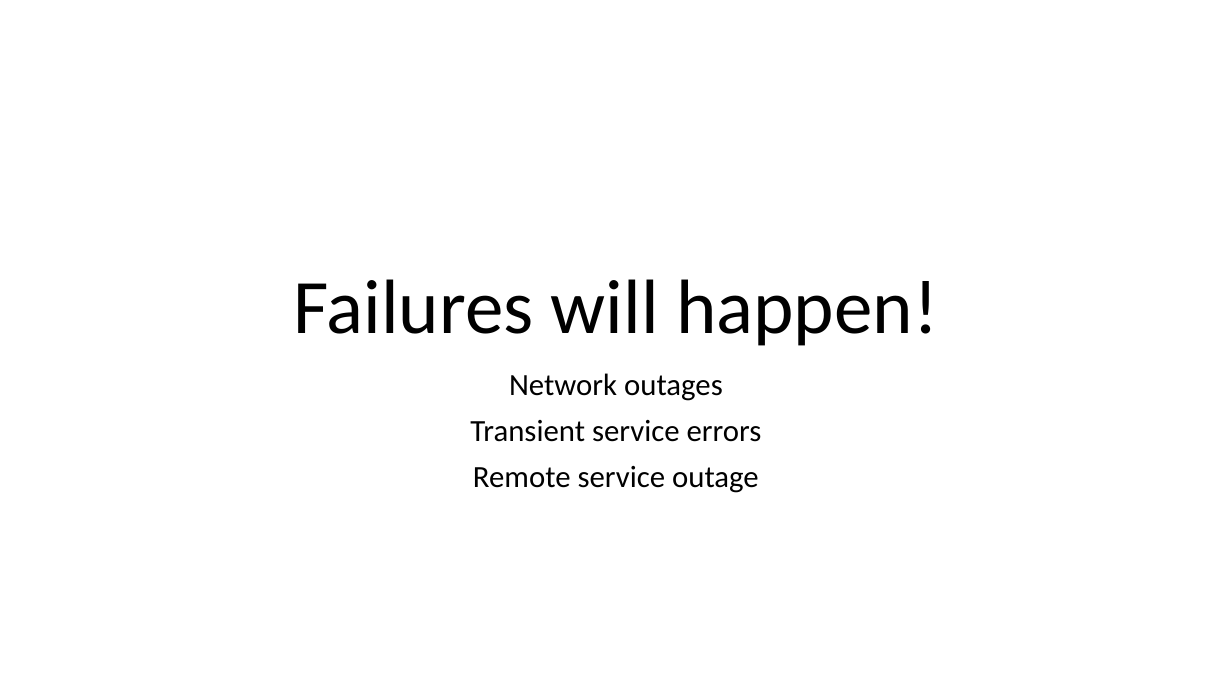
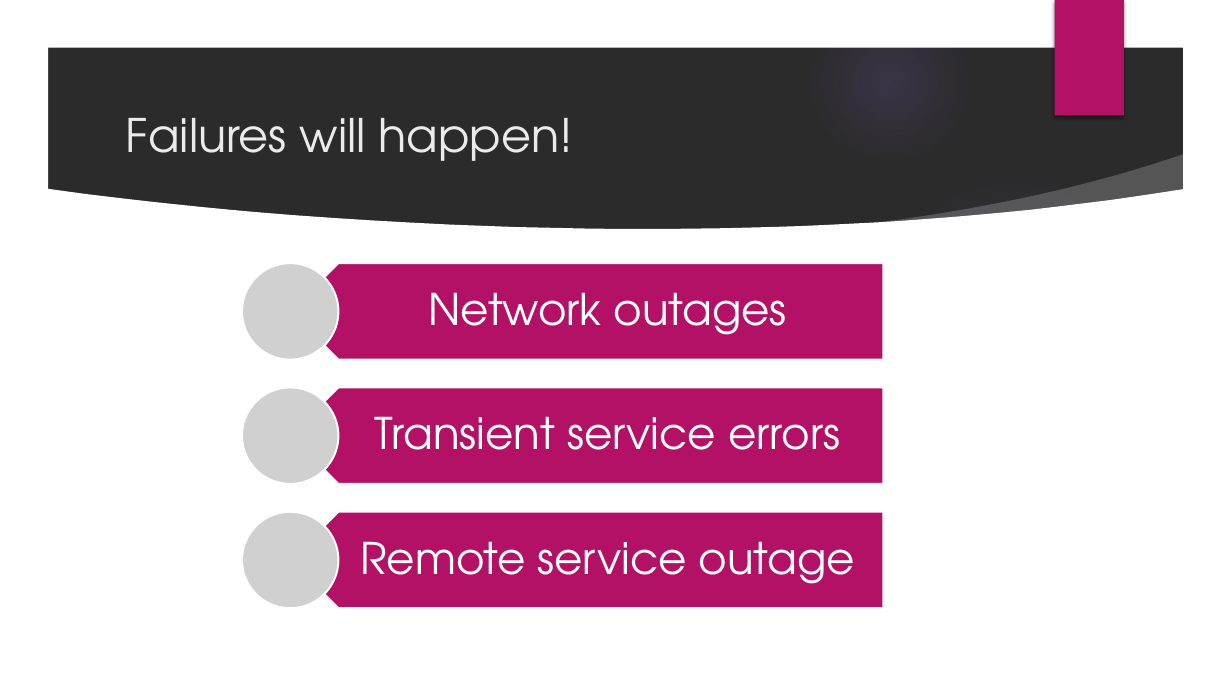
Before and after one commit to willvelida/talks, a slide deck: slide 9 of whats-new-cloud-native-dev-dotnet8/slide_deck.pptx. Drawn at 1232x693 pixels with LibreOffice and Linux fonts; fonts in the diff are those of the drawing; grey boxes stand for pictures; background and template pictures are left out; a plain dark background stands for a picture behind light text. Boxes give left, top, right and bottom in pixels: in the first picture for what was removed or moved away, otherwise in the second. Text is boxed around its words. In the diff, an @@ line names an element or a change of style, - is before the commit and + after.

```diff
--- a/whats-new-cloud-native-dev-dotnet8/slide_deck.pptx
+++ b/whats-new-cloud-native-dev-dotnet8/slide_deck.pptx
@@ background #FFFFFF to picture (left out) @@
@@ group added at bbox=[0, 0, 1232, 693]: 4 ellipses, 3 freeform shapes @@
@@ rectangle added at bbox=[1055, 0, 1124, 116], fill #B31166 @@
@@ title "Failures will happen!": place and size @@
-title "Failures will happen!" at bbox=[293, 279, 938, 346]
+title "Failures will happen!" at bbox=[126, 118, 574, 161]
@@ title "Failures will happen!" at bbox=[126, 118, 574, 161]: size 60 to 36 pt, font Calibri to TeX Gyre Adventor, text colour #000000 to #EBEBEB; alignment centre to left; line spacing 0.9 to 1; vertical alignment bottom to middle @@
@@ subtitle removed at bbox=[470, 373, 762, 493] @@
-Network outages
-Transient service errors
-Remote service outage
@@ group added at bbox=[242, 263, 884, 608]: 3 pentagon arrows, 3 texts, 3 pictures @@
+Network outages
+Transient service errors
+Remote service outage
```
Also in this commit, not shown: 17 other slides changed, 8 slides added, 4 other files.
